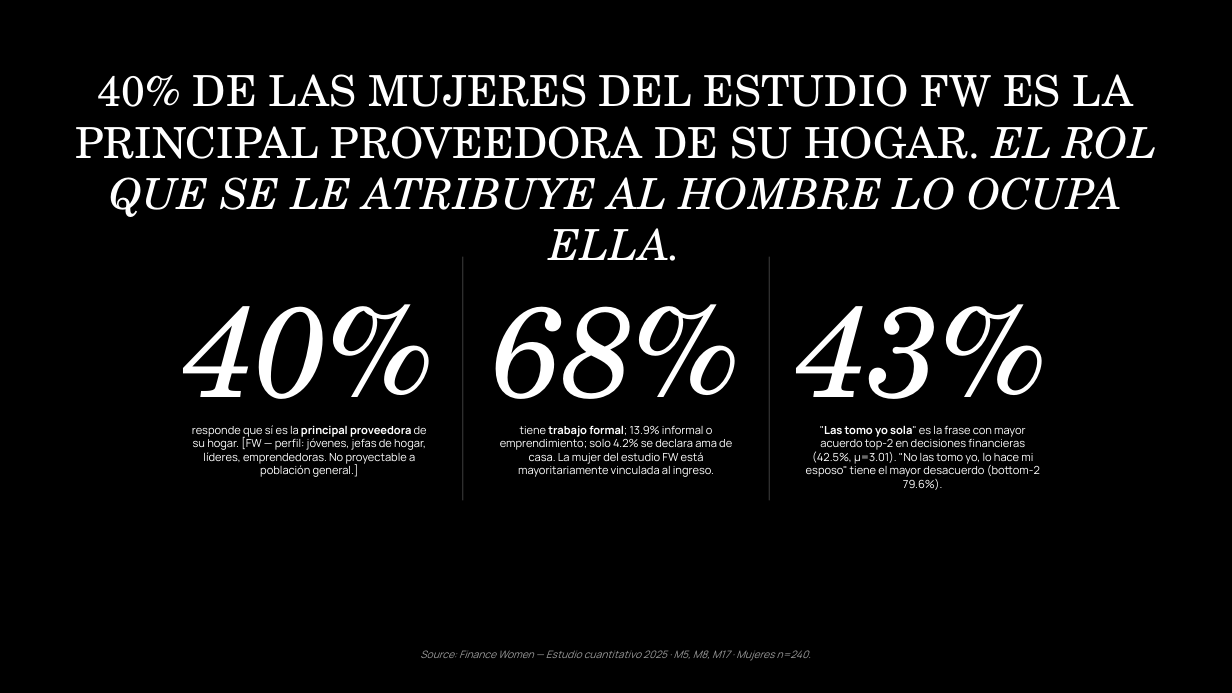
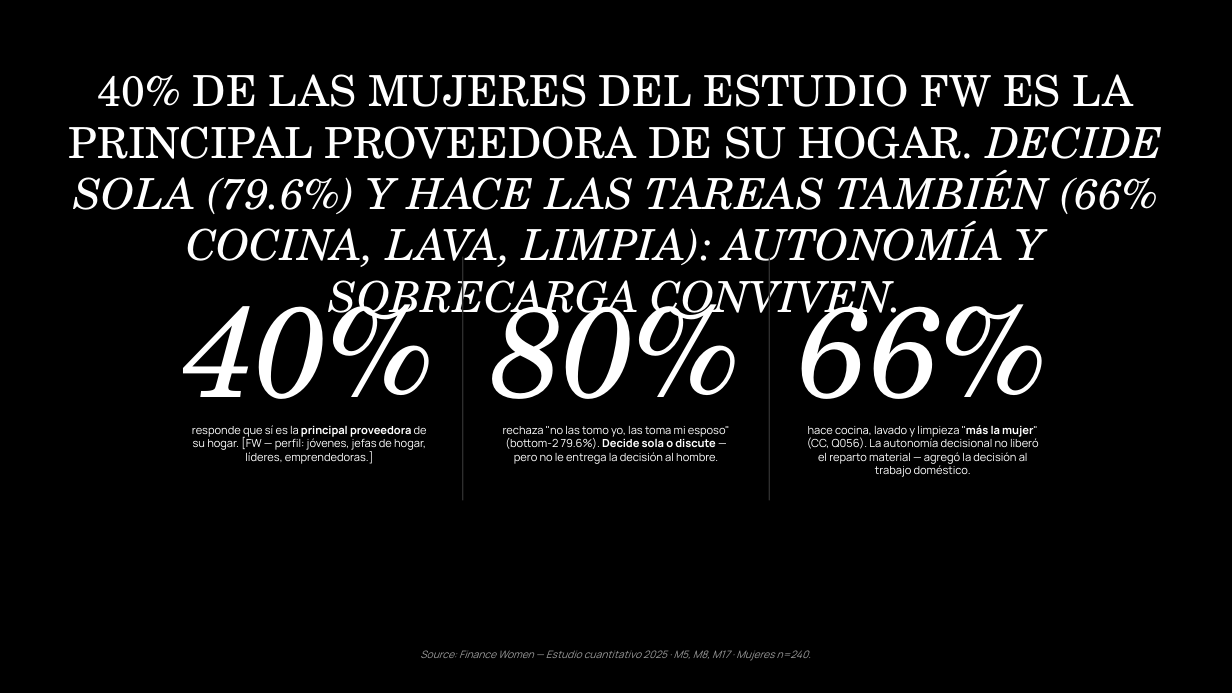
Before and after one commit to jeremyninja/c-digocasa-cerebro, a slide deck: slide 31 of Agentes Hallazgos/mujer-v3-deck-flat.pptx. Drawn at 1232x693 pixels with LibreOffice and Linux fonts; fonts in the diff are those of the drawing. Boxes give left, top, right and bottom in pixels: in the first picture for what was removed or moved away, otherwise in the second. Text is boxed around its words. In the diff, an @@ line names an element or a change of style, - is before the commit and + after.

Commit message:
Mujer v3 — aplicación 5 Cruces del Protocolo de Lectura en Tensión
5 hallazgos reescritos manualmente con el framework recién agregado:

A01 (crianza recae en madre 49.5%) — Cruce 5 transmisión intergeneracional
  + Stat nuevo: 60% aprendió finanzas por su cuenta, la línea es femenina
  + Verbatim nuevo: 'mi mamá me mandaba a vender conconetes'

A06 (48.5% no hace nada por salud) — Cruce 3 sospecha del 'nada'
  + Stat nuevo: '"Nada" es categoría declarada, no práctica real'
  + Verbatim nuevo: 'aunque mis hijos se lleven 100% uno se queda rezagado'

B03 (74% planifica) — Cruce 1 contradicción con B07
  + Italic nuevo: 'aun así el 50% no logra ahorrar (ver hallazgo siguiente)'

B05 (orgullo solo 5.5%) — Cruce 2 brecha semántica
  + Headline reframeado al orgullo del cuali
  + Stat nuevo: '"Logro" no aparece en cuali; sí aparece resistencia'
  + Verbatim nuevo: 'orgullosa de haberme mudado sola'

B07 (50% no ahorra) — Cruce 1 reverso de B03
  + Italic nuevo: 'no se está olvidando: no le queda nada'

B08 (40% proveedora) — Cruce 1 autonomía + sobrecarga
  + Italic nuevo: 'decide sola (79.6%) y hace tareas también (66%)'
  + Stat nuevo: cruce CC × FW mostrando coexistencia

Deck regenerado con 48 slides, dimensiones v6 (10×3cm stats, 50pt headline, etc.).

```diff
--- a/Agentes Hallazgos/mujer-v3-deck-flat.pptx
+++ b/Agentes Hallazgos/mujer-v3-deck-flat.pptx
@@ text at (69, 74, 1163, 273): text changed; italic on @@
-40% DE LAS MUJERES DEL ESTUDIO FW ES LA PRINCIPAL PROVEEDORA DE SU HOGAR. EL ROL QUE SE LE ATRIBUYE AL HOMBRE LO OCUPA ELLA.
+40% DE LAS MUJERES DEL ESTUDIO FW ES LA PRINCIPAL PROVEEDORA DE SU HOGAR. DECIDE SOLA (79.6%) Y HACE LAS TAREAS TAMBIÉN (66% COCINA, LAVA, LIMPIA): AUTONOMÍA Y SOBRECARGA CONVIVEN.
@@ text at (491, 280, 741, 433): text changed @@
-68%
+80%
@@ text at (798, 281, 1048, 433): text changed @@
-43%
+66%
@@ text at (192, 425, 427, 464): text changed @@
-responde que sí es la principal proveedora de su hogar. [FW — perfil: jóvenes, jefas de hogar, líderes, emprendedoras. No proyectable a población general.]
+responde que sí es la principal proveedora de su hogar. [FW — perfil: jóvenes, jefas de hogar, líderes, emprendedoras.]
@@ text at (503, 426, 730, 464): text changed @@
-tiene trabajo formal; 13.9% informal o emprendimiento; solo 4.2% se declara ama de casa. La mujer del estudio FW está mayoritariamente vinculada al ingreso.
+rechaza "no las tomo yo, las toma mi esposo" (bottom-2 79.6%). Decide sola o discute — pero no le entrega la decisión al hombre.
@@ text at (807, 425, 1039, 477): text changed @@
-"Las tomo yo sola" es la frase con mayor acuerdo top-2 en decisiones financieras (42.5%, μ=3.01). "No las tomo yo, lo hace mi esposo" tiene el mayor desacuerdo (bottom-2 79.6%).
+hace cocina, lavado y limpieza "más la mujer" (CC, Q056). La autonomía decisional no liberó el reparto material — agregó la decisión al trabajo doméstico.
```
Also in this commit, not shown: 8 other slides changed, 1 other file.
